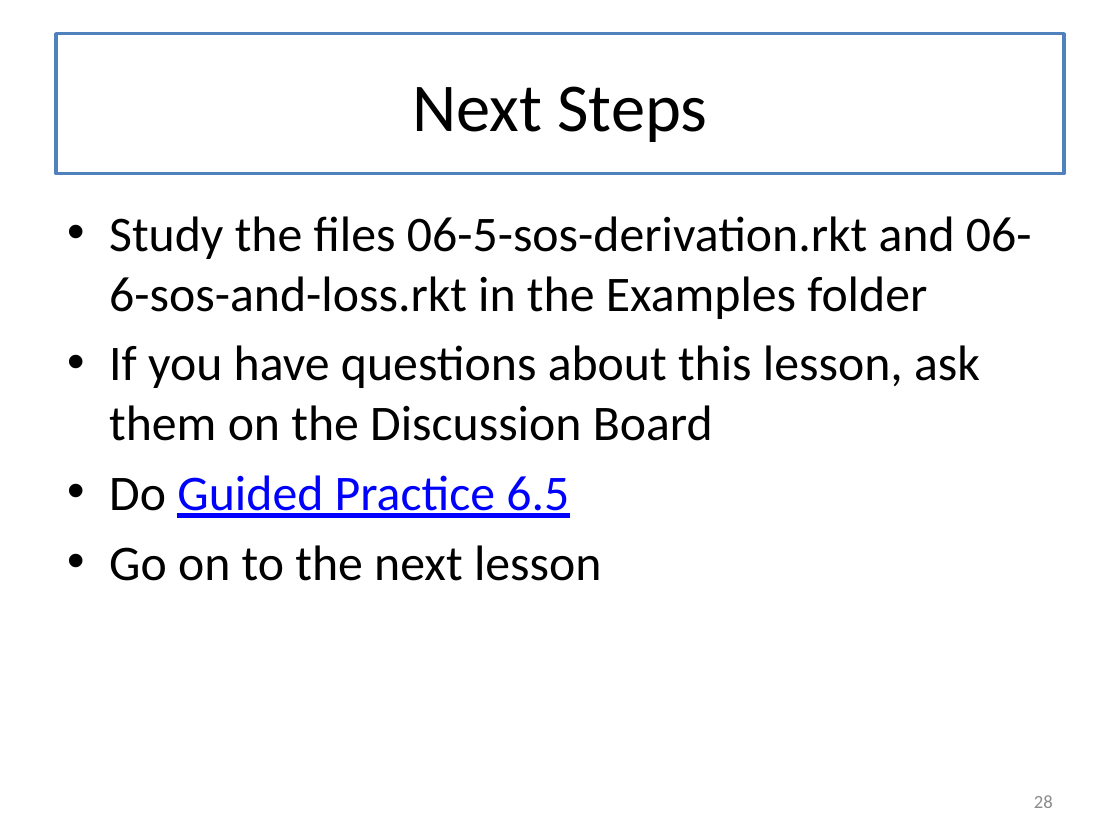
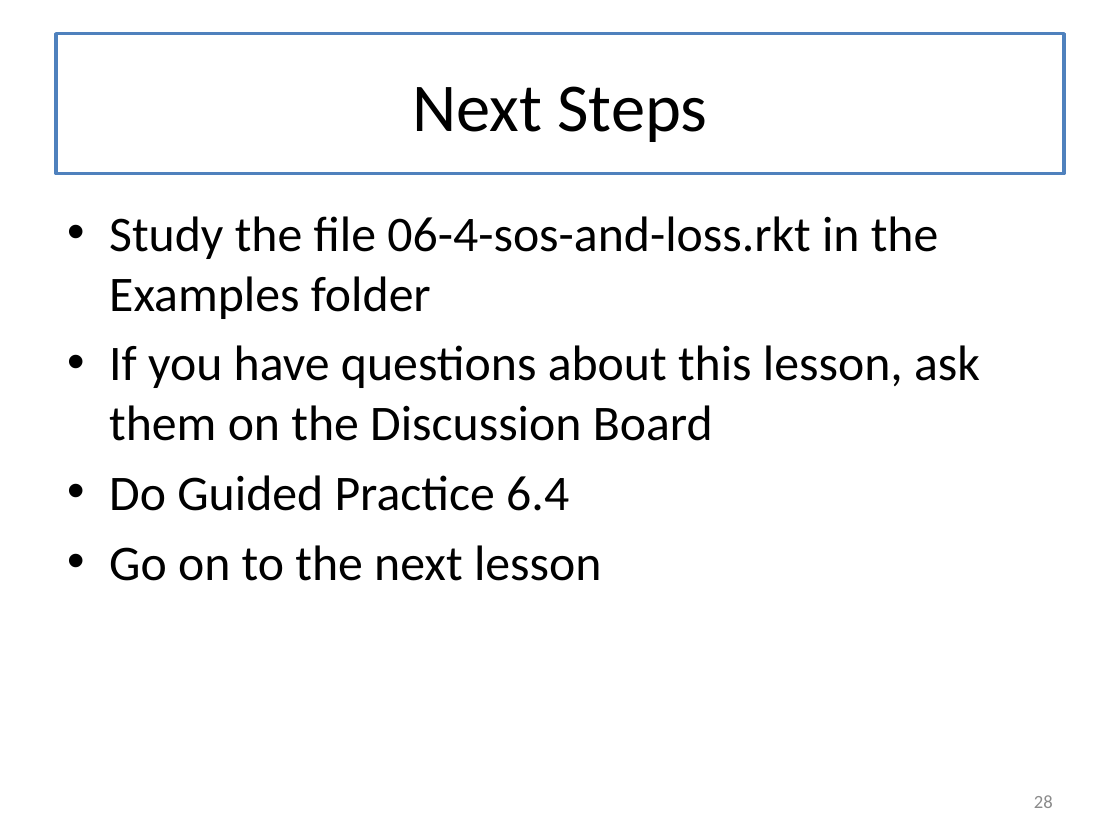
Before and after one commit to mwand/cs5010f16, a slide deck: slide 28 of Slides/Lesson 6.4 Lists of Lists.pptx. Drawn at 1120x840 pixels with LibreOffice and Linux fonts; fonts in the diff are those of the drawing. Boxes give left, top, right and bottom in pixels: in the first picture for what was removed or moved away, otherwise in the second. Text is boxed around its words. In the diff, an @@ line names an element or a change of style, - is before the commit and + after.

```diff
--- a/Slides/Lesson 6.4 Lists of Lists.pptx
+++ b/Slides/Lesson 6.4 Lists of Lists.pptx
@@ text at [109, 216, 939, 319]: text changed @@
-• Study the files 06-5-sos-derivation.rkt and 06-6-sos-and-loss.rkt in the Examples folder
+• Study the file 06-4-sos-and-loss.rkt in the Examples folder
@@ text at [109, 475, 569, 511]: text changed; text colour #0000FF to #000000 @@
-• Do Guided Practice 6.5
+• Do Guided Practice 6.4
```
Also in this commit, not shown: 49 other files.
